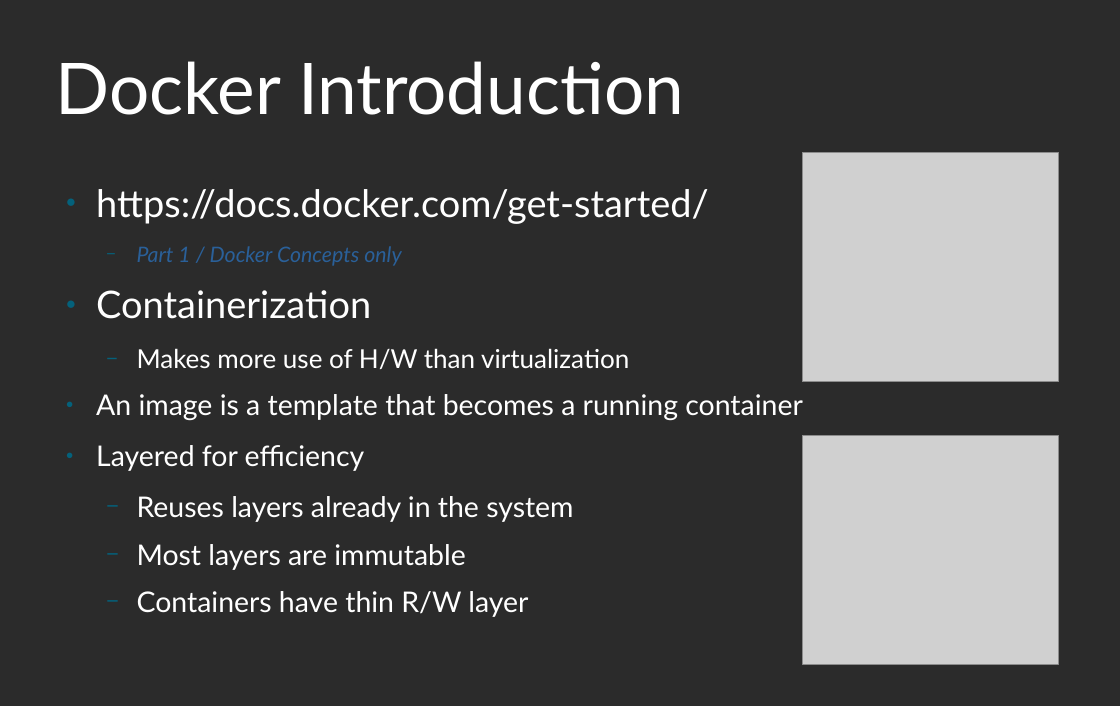
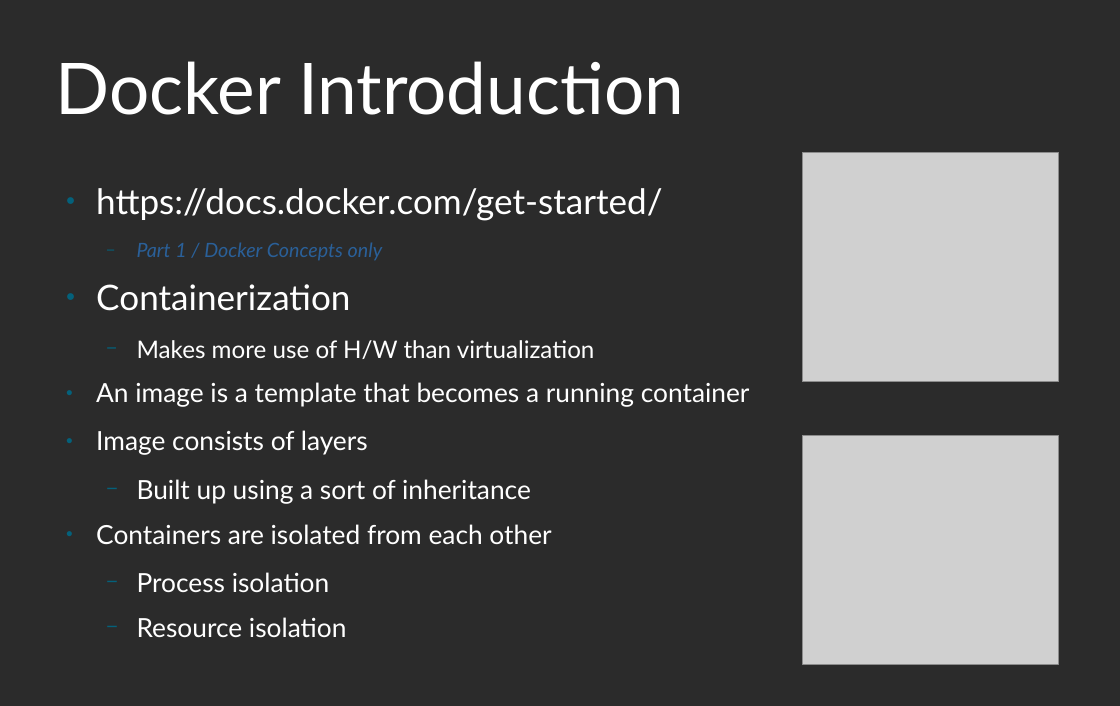
Before and after one commit to klmcwhirter/0-docker-intro, a slide deck: slide 2 of docker.odp. Drawn at 1120x706 pixels with LibreOffice and Linux fonts; fonts in the diff are those of the drawing; grey boxes stand for pictures; background and template pictures are left out; a plain dark background stands for a picture behind light text. Boxes give left, top, right and bottom in pixels: in the first picture for what was removed or moved away, otherwise in the second. Text is boxed around its words. In the diff, an @@ line names an element or a change of style, - is before the commit and + after.

Commit message:
Update deck

```diff
--- a/docker.odp
+++ b/docker.odp
@@ text at (x1=96, y1=188, x2=750, y2=407): size 32 to 29.6 pt in "https://docs.docker.com/get-started/", "Containerization"; size 18 to 16.6 pt in "Part 1 / Docker Concepts only"; size 22 to 20.4 pt in "Makes more use of H/W than virtualization"; size 24 to 22.2 pt in "An image is a template that becomes ..." @@
@@ text at (x1=96, y1=430, x2=551, y2=592): text changed; size 24 to 22.2 pt @@
-● Layered for efficiency
-  − Reuses layers already in the system
-  − Most layers are immutable
-  − Containers have thin R/W layer
+● Image consists of layers
+  − Built up using a sort of inheritance
+● Containers are isolated from each other
+  − Process isolation
+  − Resource isolation
```
Also in this commit, not shown: 1 other slide changed.
